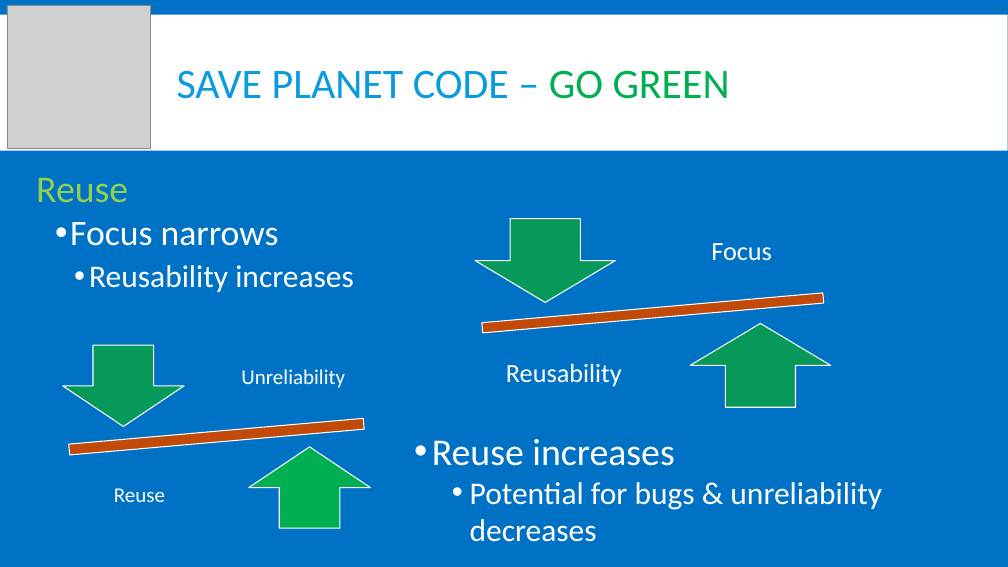
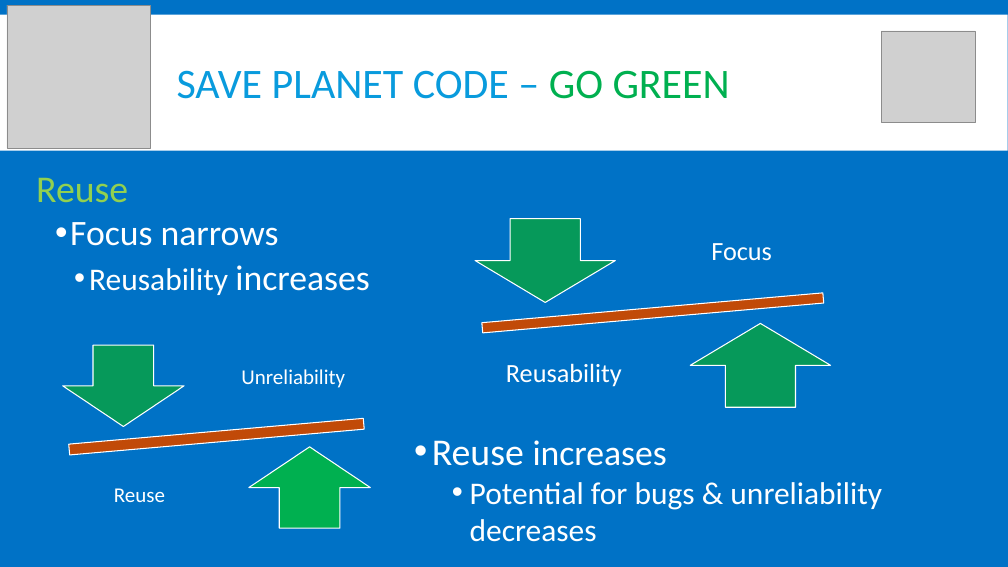
Before and after one commit to powershellorguk/Scotland, a slide deck: slide 35 of 2017/June/Coding For Strangers.pptx (slide 8 before the commit). Drawn at 1008x567 pixels with LibreOffice and Linux fonts; fonts in the diff are those of the drawing; grey boxes stand for pictures. Boxes give left, top, right and bottom in pixels: in the first picture for what was removed or moved away, otherwise in the second. Text is boxed around its words. In the diff, an @@ line names an element or a change of style, - is before the commit and + after.

```diff
--- a/2017/June/Coding For Strangers.pptx
+++ b/2017/June/Coding For Strangers.pptx
@@ picture added at (882, 31, 975, 123) @@
@@ text at (89, 265, 369, 295): size 30 to 34 pt in "increases" @@
@@ text at (432, 440, 667, 466): size 36 to 34 pt in "increases" @@
```
Also in this commit, not shown: 6 other slides changed, 13 slides added, 4 slides removed, 1 other file.
